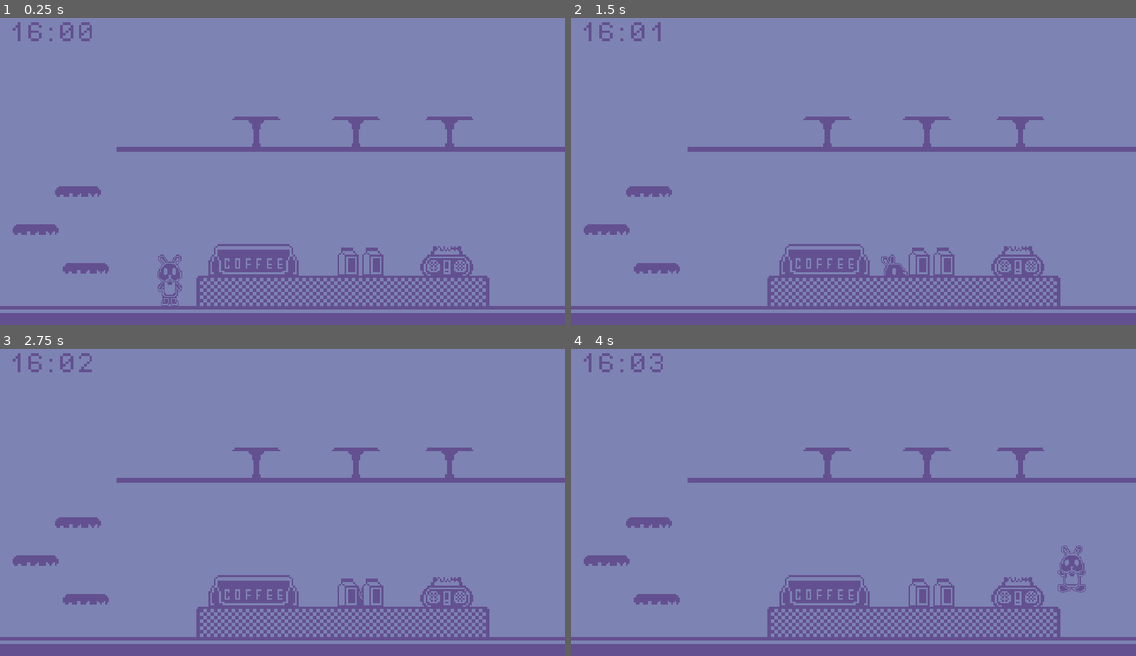
Above: before the commit, frames 1-4 (two rows, left to right).
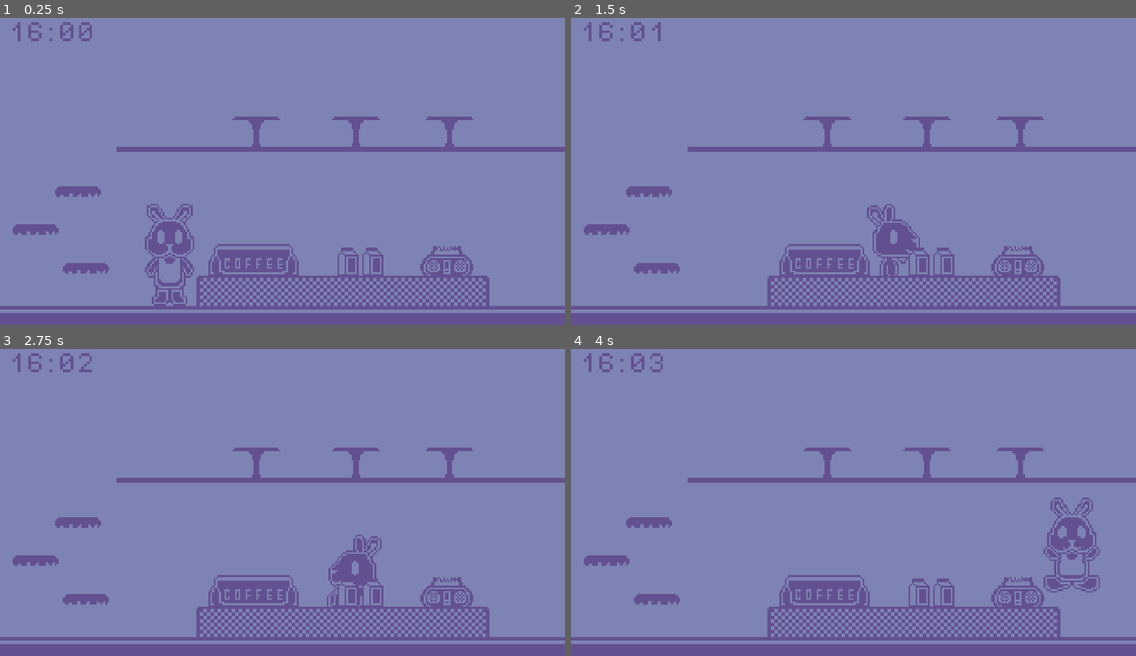
Above: after the commit, the same moments.

Repository: yndajas/1-bit-jam-2
Game: Godot game, scene res://scenes/main.tscn
The game is run twice, just before and just after one commit, with the same random seed, the same clock (stepped at 60 frames per second) and the same inputs. The project has no main scene, so this scene is started directly.
Inputs:
- Up to frame 1 (0.25 s): no input
- Up to frame 2 (1.5 s): tap Enter (start_game) at 0.5, 1.35 s; hold F (interact) 0.53-1.28 s; hold Right (move_right) from 0.53 s (still down); tap Space (jump) at 0.77 s
- Up to frame 3 (2.75 s): tap Space (jump) at 1.52 s; release Right (move_right) at 2.03 s; hold Left (move_left) from 2.03 s (still down); hold F (interact) from 2.03 s (still down)
- Up to frame 4 (4 s): release Left (move_left) at 2.78 s; release F (interact) at 2.78 s; hold Right (move_right) from 2.78 s (still down); tap Enter (start_game) at 2.85 s; tap Space (jump) at 3.02, 3.77 s; hold F (interact) from 3.53 s (still down)

The runs differ from the first frame. In frame 1, 1.4% of the frame differs, in the area x 25-35%, y 60-94%; in frame 2, 0.9%; in frame 3, 0.8%; in frame 4, 1.5%, in the area x 83-94%, y 48-80%.

Commit message:
Make player double size

Diff:
--- a/scenes/player.tscn
+++ b/scenes/player.tscn
@@ -45,6 +45,7 @@
 height = 50.0
 
 [node name="Player" type="CharacterBody2D"]
+scale = Vector2(2, 2)
 script = ExtResource("1_8nqt3")
 
 [node name="AnimatedSprite2D" type="AnimatedSprite2D" parent="."]
